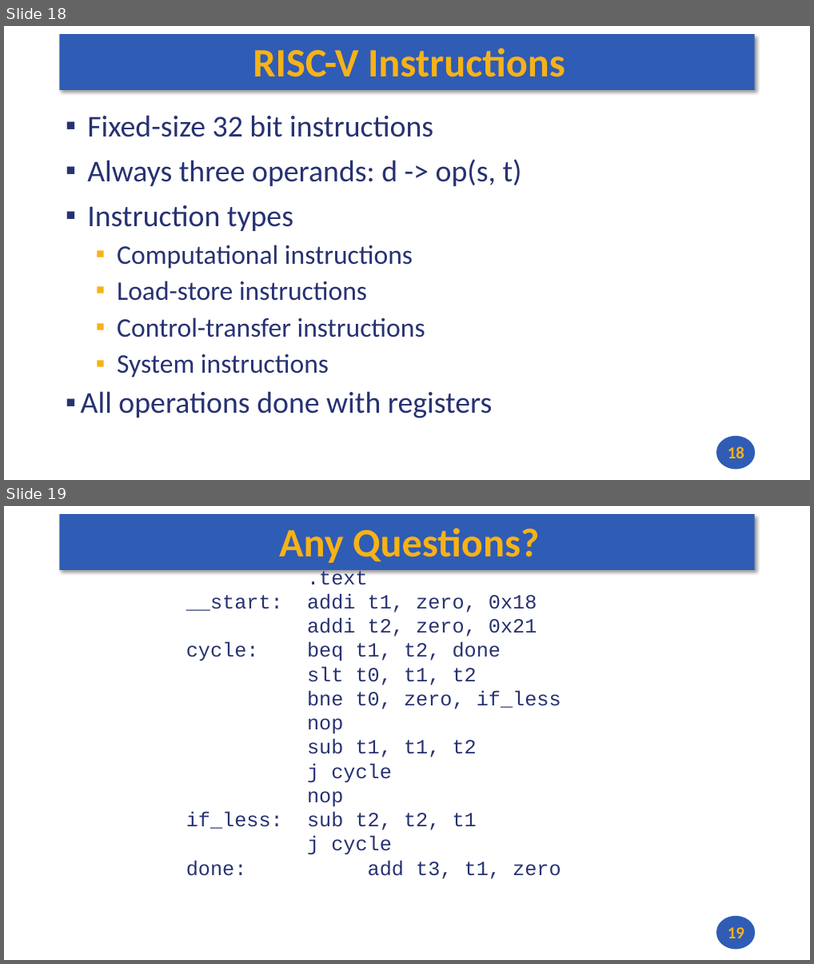
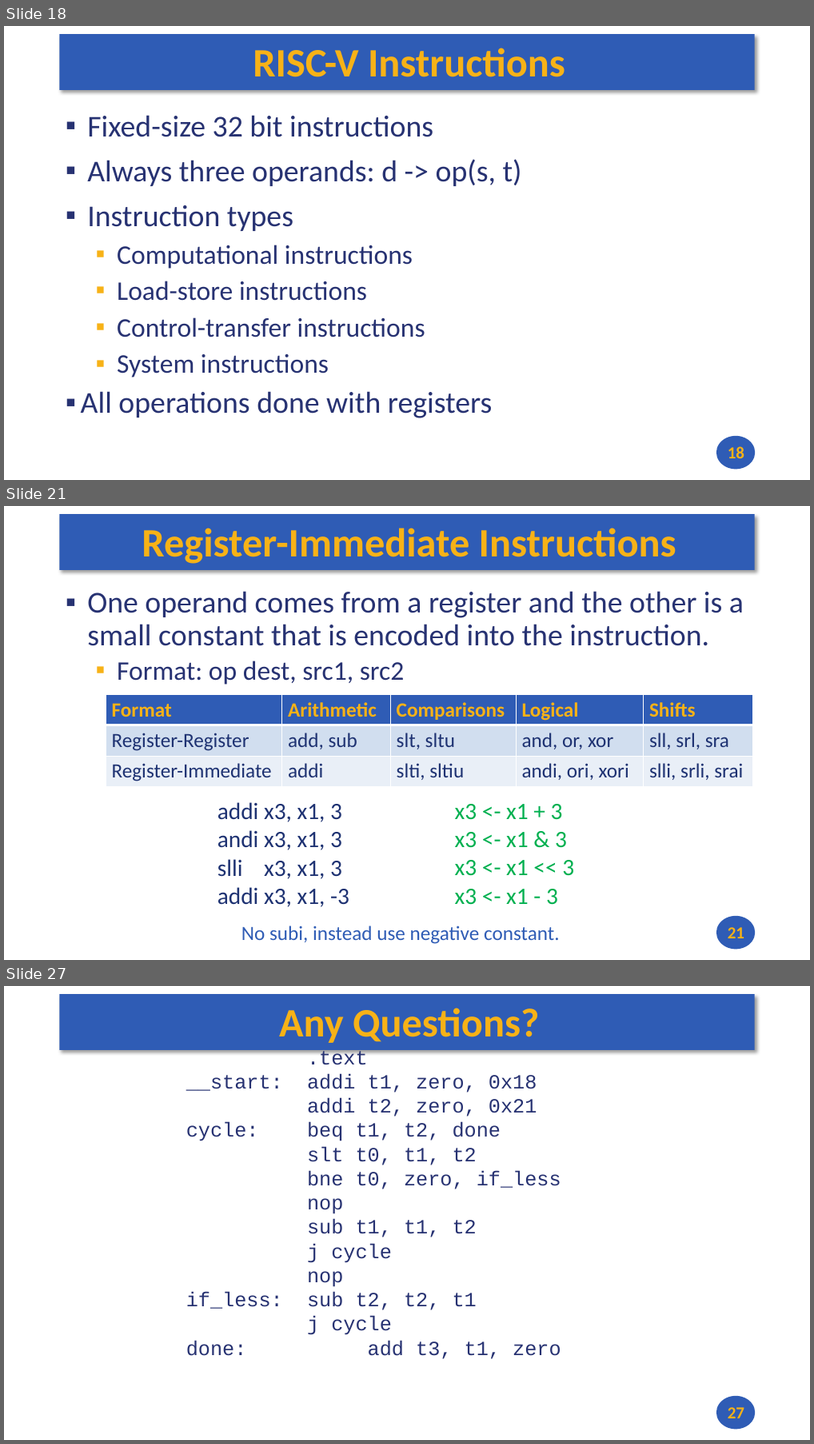
Before and after one commit to andrewt0301/hse-acos-course, a slide deck: docs/part1ca/03_CPU/CA_Lecture_03.pptx. Shown one above the other, each under a label of ours: slides 18 and 19 before the commit, slides 18, 21 and 27 after it; the slides between them are not shown. The pictures are 814x964 and 814x1444 pixels, drawn with LibreOffice and Linux fonts; fonts in the diff are those of the drawing. Boxes give left, top, right and bottom in pixels: in the first picture for what was removed or moved away, otherwise in the second. Text is boxed around its words. In the diff, an @@ line names an element or a change of style, - is before the commit and + after.

```diff
--- a/docs/part1ca/03_CPU/CA_Lecture_03.pptx
+++ b/docs/part1ca/03_CPU/CA_Lecture_03.pptx
@@ slide 21 added at (x1=4, y1=506, x2=810, y2=960), background #FFFFFF; not listed: 2 template elements that a slide beside it also shows @@
@@ title added at (x1=142, y1=528, x2=677, y2=564), 48 pt, text #F7B217, bold @@
+Register-Immediate Instructions
@@ text added at (x1=87, y1=591, x2=744, y2=684), 36 pt, text #273272 @@
+▪ One operand comes from a register and the other is a small constant that is encoded into the instruction.
+  ▪ Format: op dest, src1, src2
@@ table added at (x1=106, y1=694, x2=754, y2=785), 3 rows, 5 columns @@
+Format | Arithmetic | Comparisons | Logical | Shifts
+Register-Register | add, sub | slt, sltu | and, or, xor | sll, srl, sra
+Register-Immediate | addi | slti, sltiu | andi, ori, xori | slli, srli, srai
@@ text added at (x1=218, y1=802, x2=350, y2=907), 28 pt, text #1E3272 @@
+addi x3, x1, 3
+andi x3, x1, 3
+slli x3, x1, 3
+addi x3, x1, -3
@@ text added at (x1=455, y1=804, x2=574, y2=904), 28 pt, text #00B050 @@
+x3 <- x1 + 3
+x3 <- x1 & 3
+x3 <- x1 << 3
+x3 <- x1 - 3
@@ text added at (x1=242, y1=925, x2=560, y2=944), 24 pt, text #2F5CB5 @@
+No subi, instead use negative constant.
@@ page number added at (x1=728, y1=927, x2=745, y2=938), 20 pt, text #F7B217, bold @@
+21
@@ what was slide 19 is now slide 27 @@
@@ page number at (x1=728, y1=1407, x2=745, y2=1418): text changed @@
-19
+27
```
Also in this commit, not shown: 7 other slides added, 1 other file.
